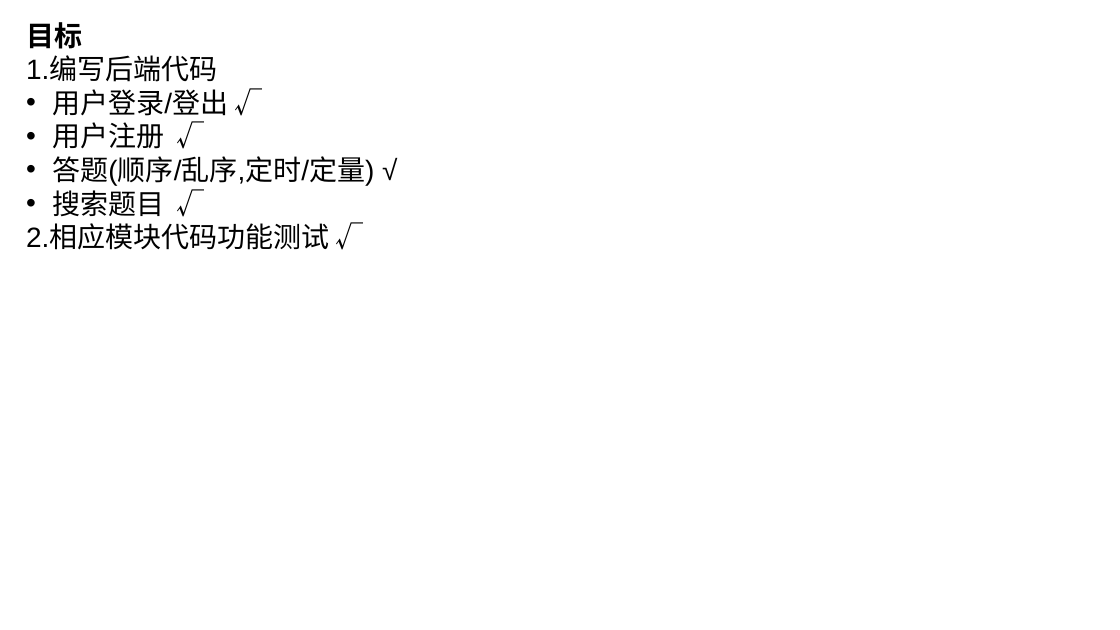
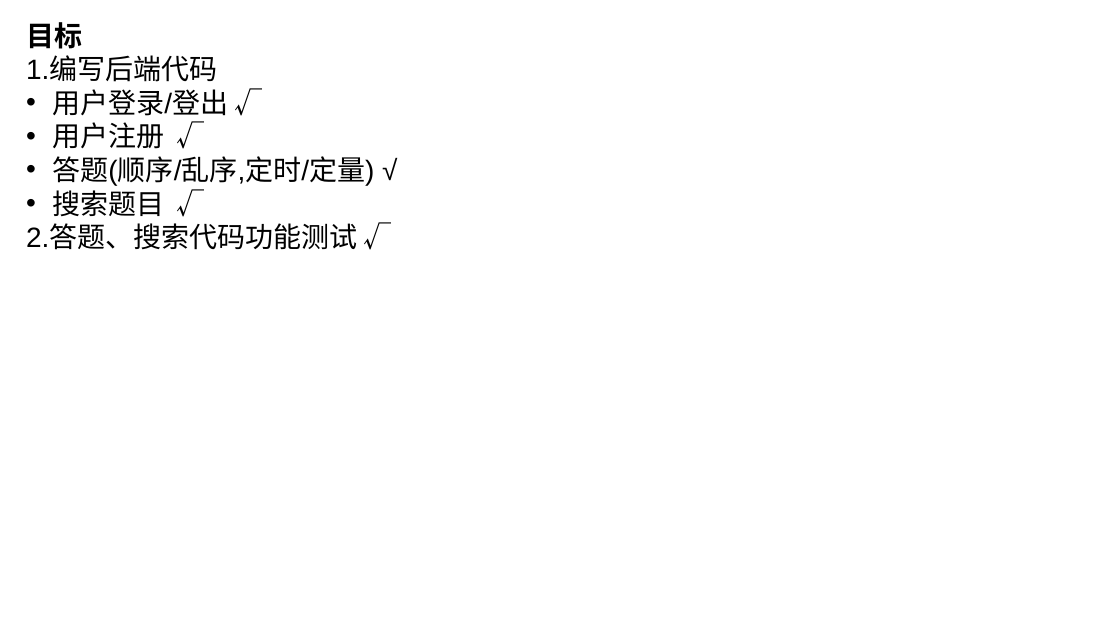
Before and after one commit to C32-SoundTech/SoundTech, a slide deck: slide 1 of docs/wswCR7/软工实践ppt.pptx. Drawn at 1120x630 pixels with LibreOffice and Linux fonts; fonts in the diff are those of the drawing. Boxes give left, top, right and bottom in pixels: in the first picture for what was removed or moved away, otherwise in the second. Text is boxed around its words. In the diff, an @@ line names an element or a change of style, - is before the commit and + after.

```diff
--- a/docs/wswCR7/软工实践ppt.pptx
+++ b/docs/wswCR7/软工实践ppt.pptx
@@ text at (26, 225, 357, 250): text changed @@
-2.相应模块代码功能测试 √
+2.答题、搜索代码功能测试 √
```
Also in this commit, not shown: 3 slides removed.
